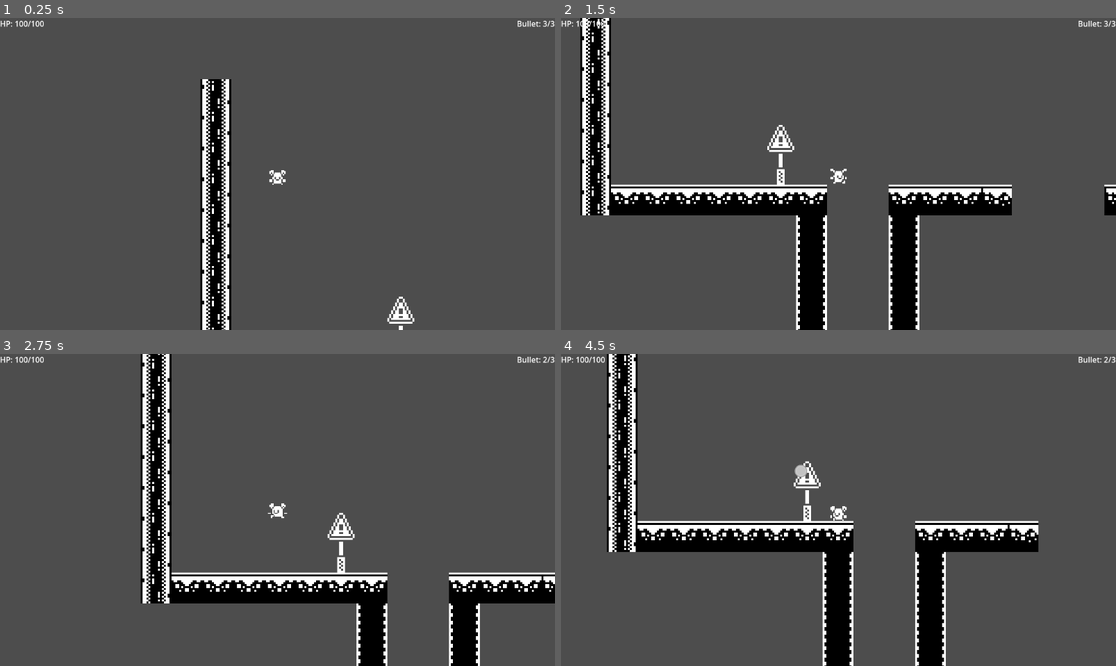
Above: before the commit, frames 1-4 (two rows, left to right).
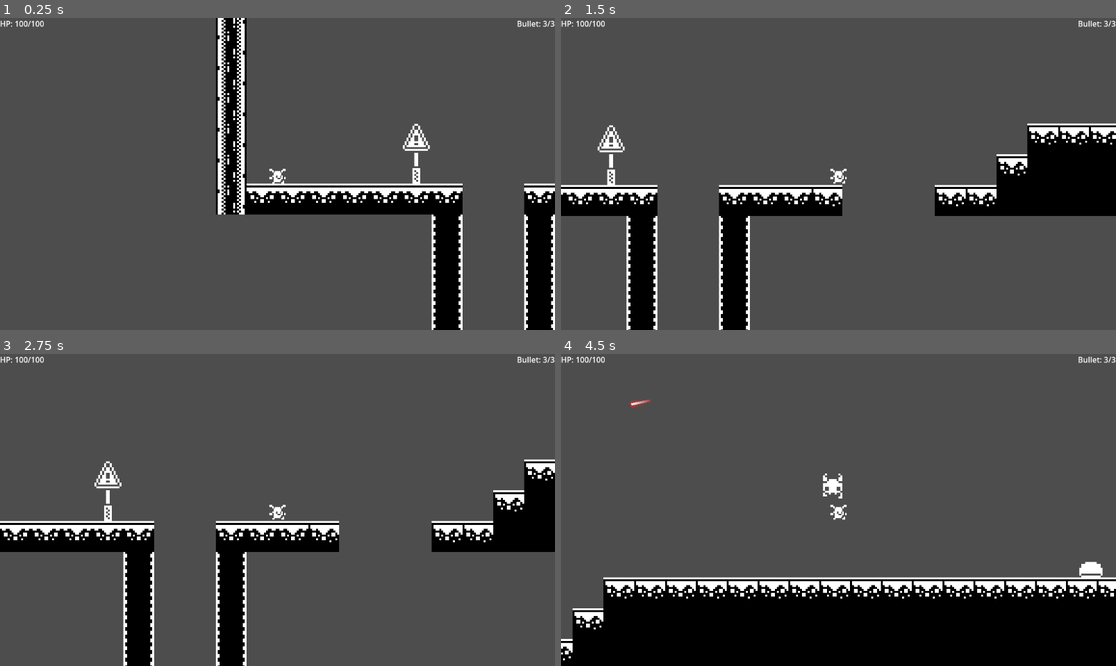
Above: after the commit, the same moments.

Repository: bima335/Prototype_pltfrmr
Game: Godot game, scene res://Scenes/Player/player.tscn
Two runs of this game, one before a commit and one after it. Both use one fixed random seed, a clock stepped at 60 frames per second and the inputs below.
Inputs (mouse positions are in pixels of both pictures, inside the frame that each line leads up to):
- Up to frame 1 (0.25 s): no input
- Up to frame 2 (1.5 s): move the mouse to (960, 158) at 0.52 s; hold D (right) from 0.53 s (still down); tap Space (jump) at 0.6, 0.77, 1.07 s; move the mouse to (727, 189) at 1.27 s; right-click (727, 189) at 1.35 s
- Up to frame 3 (2.75 s): tap Space (jump) at 1.52, 1.55, 1.82, 2.3 s; move the mouse to (333, 441) at 2.02 s; release D (right) at 2.03 s; hold A (left) from 2.03 s (still down); click (333, 441) at 2.1 s
- Up to frame 4 (4.5 s): move the mouse to (810, 572) at 2.77 s; release A (left) at 2.78 s; hold D (right) 2.78-4.28 s; tap Space (jump) at 2.85, 3.02, 3.32, 3.77, 3.8, 4.07 s; move the mouse to (1005, 556) at 3.52 s; right-click (1005, 556) at 3.6 s; move the mouse to (672, 463) at 4.27 s; hold A (left) from 4.28 s (still down); click (672, 463) at 4.35 s

The runs differ from the first frame. In frame 1, 15% of the frame differs, in the area x 36-100%, y 0-100%; in frame 2, 21%; in frame 3, 24%; in frame 4, 36%, in the area x 0-100%, y 0-100%.

Commit message:
Finite State Machine

Diff:
--- a/Scenes/Mobs/crusher.tscn
+++ b/Scenes/Mobs/crusher.tscn
@@ -95,3 +95,4 @@
 shape = SubResource("RectangleShape2D_dr3do")
 
 [connection signal="body_entered" from="Area2D" to="." method="_on_area_2d_body_entered"]
+[connection signal="body_exited" from="Area2D" to="." method="_on_area_2d_body_exited"]
--- a/Scenes/Player/player.tscn
+++ b/Scenes/Player/player.tscn
@@ -1,50 +1,13 @@
 [gd_scene load_steps=25 format=3 uid="uid://k4uxkobfktql"]
 
-[ext_resource type="Script" uid="uid://vbpyp8efptls" path="res://Scripts/Player/player.gd" id="1_a3d8c"]
-[ext_resource type="PackedScene" uid="uid://p0natmd8tvxl" path="res://Scenes/Player/player_bullet.tscn" id="2_xpcdj"]
 [ext_resource type="Texture2D" uid="uid://bor4ot4s7ocpc" path="res://Assets/monochrome_tilemap_transparent_packed.png" id="3_xpcdj"]
 [ext_resource type="AudioStream" uid="uid://cx4g7ioijilvw" path="res://Assets/Sounds/Retro Jump Classic 08.wav" id="4_mtuoh"]
 [ext_resource type="AudioStream" uid="uid://5kh1fb5df6ol" path="res://Assets/Sounds/Retro Jump Simple B 05.wav" id="5_htcer"]
+[ext_resource type="Script" uid="uid://tw0etfien68x" path="res://Scripts/State Machine/state_machine.gd" id="5_jlvik"]
 [ext_resource type="AudioStream" uid="uid://h8h124edf8b7" path="res://Assets/Sounds/Retro Weapon Gun LoFi 03.wav" id="6_dd0ac"]
-
-[sub_resource type="GDScript" id="GDScript_mtuoh"]
-script/source = "extends Node2D
-@onready var rope := $RayCast2D
-var launched : bool = false
-var target : Vector2
-
-func _process(delta: float) -> void:
-	if Input.is_action_just_pressed(\"hook\"):
-		launch()
-	if Input.is_action_just_released(\"hook\"):
-		off()
-
-	if launched:
-		handle_hook()
-func launch():
-	if rope.is_colliding():
-		launched = true
-		target = rope.get_collision_point()
-
-func off():
-	launched = false
-
-func handle_hook():
-	pass
-"
-
-[sub_resource type="PackedScene" id="PackedScene_0u5uq"]
-_bundled = {
-"conn_count": 0,
-"conns": PackedInt32Array(),
-"editable_instances": [],
-"names": PackedStringArray("Hook", "script", "Node2D", "RayCast2D"),
-"node_count": 2,
-"node_paths": [],
-"nodes": PackedInt32Array(-1, -1, 2, 0, -1, 1, 1, 0, 0, 0, 0, 3, 3, -1, 0, 0),
-"variants": [SubResource("GDScript_mtuoh")],
-"version": 3
-}
+[ext_resource type="Script" uid="uid://ddsrdqdfb52rq" path="res://Scripts/Player/idle_state.gd" id="6_gk6dx"]
+[ext_resource type="Script" uid="uid://f2y4mefju6ew" path="res://Scripts/Player/jump_scene.gd" id="7_jhyir"]
+[ext_resource type="Script" uid="uid://dv8ango3tk3jf" path="res://Scripts/Player/walk_scene.gd" id="8_74mp2"]
 
 [sub_resource type="AtlasTexture" id="AtlasTexture_dey5f"]
 atlas = ExtResource("3_xpcdj")
@@ -177,9 +140,6 @@
 
 [node name="Player" type="CharacterBody2D"]
 collision_layer = 13
-script = ExtResource("1_a3d8c")
-bullet_scene = ExtResource("2_xpcdj")
-hook_scene = SubResource("PackedScene_0u5uq")
 
 [node name="Camera2D" type="Camera2D" parent="."]
 zoom = Vector2(4, 4)
@@ -202,3 +162,20 @@
 
 [node name="ShotAudio" type="AudioStreamPlayer" parent="."]
 stream = ExtResource("6_dd0ac")
+
+[node name="StateMachine" type="Node" parent="." node_paths=PackedStringArray("initial_state")]
+script = ExtResource("5_jlvik")
+initial_state = NodePath("IdleState")
+metadata/_custom_type_script = "uid://tw0etfien68x"
+
+[node name="IdleState" type="Node" parent="StateMachine"]
+script = ExtResource("6_gk6dx")
+metadata/_custom_type_script = "uid://ddsrdqdfb52rq"
+
+[node name="JumpState" type="Node" parent="StateMachine"]
+script = ExtResource("7_jhyir")
+metadata/_custom_type_script = "uid://f2y4mefju6ew"
+
+[node name="WalkState" type="Node" parent="StateMachine"]
+script = ExtResource("8_74mp2")
+metadata/_custom_type_script = "uid://dv8ango3tk3jf"
--- a/Scripts/Mobs/crusher.gd
+++ b/Scripts/Mobs/crusher.gd
@@ -31,6 +31,7 @@
 					velocity.x = -speed
 			else :
 				velocity.x = 0
+				can_attack = false
 		else:
 			is_moving = false
 	else:
@@ -38,7 +39,8 @@
 	if collide:
 		if collide.get_collider().name == "Player":
 			towards = "stop"
-			Controller.is_die = true
+			can_attack = false
+			#Controller.is_die = true
 
 func _on_area_2d_body_entered(body: Node2D) -> void:
 	if body.name == "Player":
@@ -52,3 +54,10 @@
 		idle = false
 	else:
 		return
+
+
+func _on_area_2d_body_exited(body: Node2D) -> void:
+	if body.name == "Player":
+		idle = true
+		await get_tree().create_timer(2).timeout
+		$AnimatedSprite2D.play("Idle")
--- /dev/null
+++ b/Scripts/Player/idle_state.gd
@@ -0,0 +1,12 @@
+extends State
+
+class_name IdleState
+
+func enter():
+	print("Entering Idle State")
+
+func handle_input(event: InputEvent):
+	if Input.is_action_just_pressed("left") or Input.is_action_just_pressed("right"):
+		state_machine.change_state("walkstate")
+	elif Input.is_action_just_pressed("jump"):
+		state_machine.change_state("jumpstate")
--- /dev/null
+++ b/Scripts/Player/jump_scene.gd
@@ -0,0 +1,23 @@
+extends State
+
+class_name JumpState
+
+func enter():
+	var character = state_machine.get_parent()
+	character.velocity.y = -400
+
+func physics_update(delta):
+	var character = state_machine.get_parent()
+
+	character.velocity.y += 980 * delta
+
+	var direction = Input.get_axis("left", "right")
+	character.velocity.x = direction * 200
+
+	character.move_and_slide()
+
+	if character.is_on_floor():
+		if direction != 0:
+			state_machine.change_state("walkstate")
+		else:
+			state_machine.change_state("idlestate")
--- /dev/null
+++ b/Scripts/Player/walk_scene.gd
@@ -0,0 +1,18 @@
+extends State
+
+class_name WalkState
+
+func physics_update(delta):
+	var character = state_machine.get_parent()
+	var direction = Input.get_axis("left", "right")
+
+	if direction == 0:
+		state_machine.change_state("idlestate")
+		return
+
+	character.velocity.x = direction * 200
+	character.move_and_slide()
+
+func handle_input(event: InputEvent):
+	if Input.is_action_just_pressed("jump"):
+		state_machine.change_state("jumpstate")
--- /dev/null
+++ b/Scripts/State Machine/state.gd
@@ -0,0 +1,20 @@
+extends Node
+
+class_name State
+
+var state_machine: StateMachine
+
+func enter():
+	pass
+
+func exit():
+	pass
+
+func update(delta : float):
+	pass
+
+func physics_update(delta:float):
+	pass
+
+func handle_input(event:InputEvent):
+	pass
--- /dev/null
+++ b/Scripts/State Machine/state_machine.gd
@@ -0,0 +1,40 @@
+extends Node
+
+class_name StateMachine
+
+@export var initial_state: State
+var current_state : State
+var states: Dictionary = {}
+
+func _ready() -> void:
+	#register all child states
+	for child in get_children():
+		if child is State:
+			states[child.name.to_lower()] = child
+			child.state_machine = self
+
+	#Start initial state
+	if initial_state:
+		change_state(initial_state.name.to_lower())
+
+func _process(delta: float) -> void:
+	if current_state:
+		current_state.update(delta)
+
+func _physics_process(delta: float) -> void:
+	if current_state:
+		current_state.physics_update(delta)
+
+func _input(event: InputEvent) -> void:
+	if current_state:
+		current_state.handle_input(event)
+
+func change_state(new_state_name: String) -> void:
+	if current_state:
+		current_state.exit()
+
+	current_state = states.get(new_state_name.to_lower())
+
+	if current_state:
+		current_state.enter()
+	pass
Not shown, added: Scripts/Player/idle_state.gd.uid
Not shown, added: Scripts/Player/jump_scene.gd.uid
Not shown, added: Scripts/Player/walk_scene.gd.uid
Not shown, added: Scripts/State Machine/state.gd.uid
Not shown, added: Scripts/State Machine/state_machine.gd.uid
